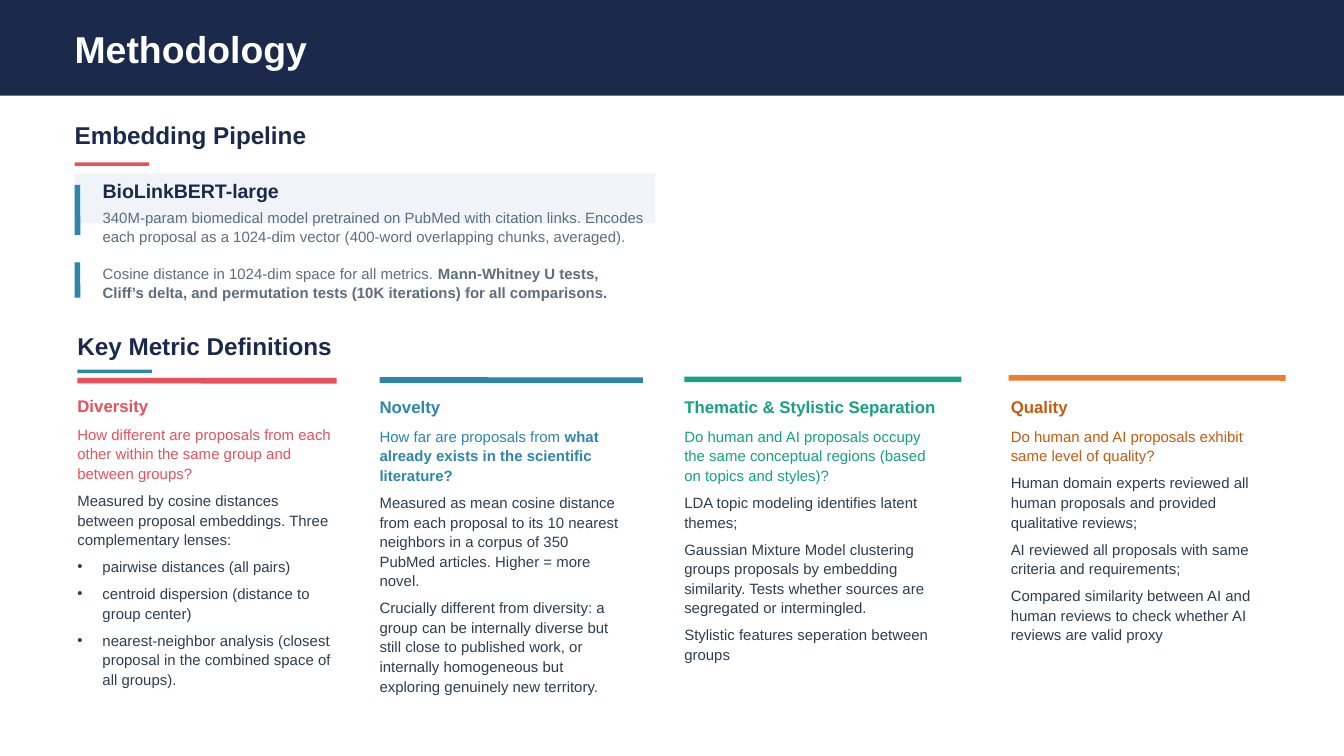
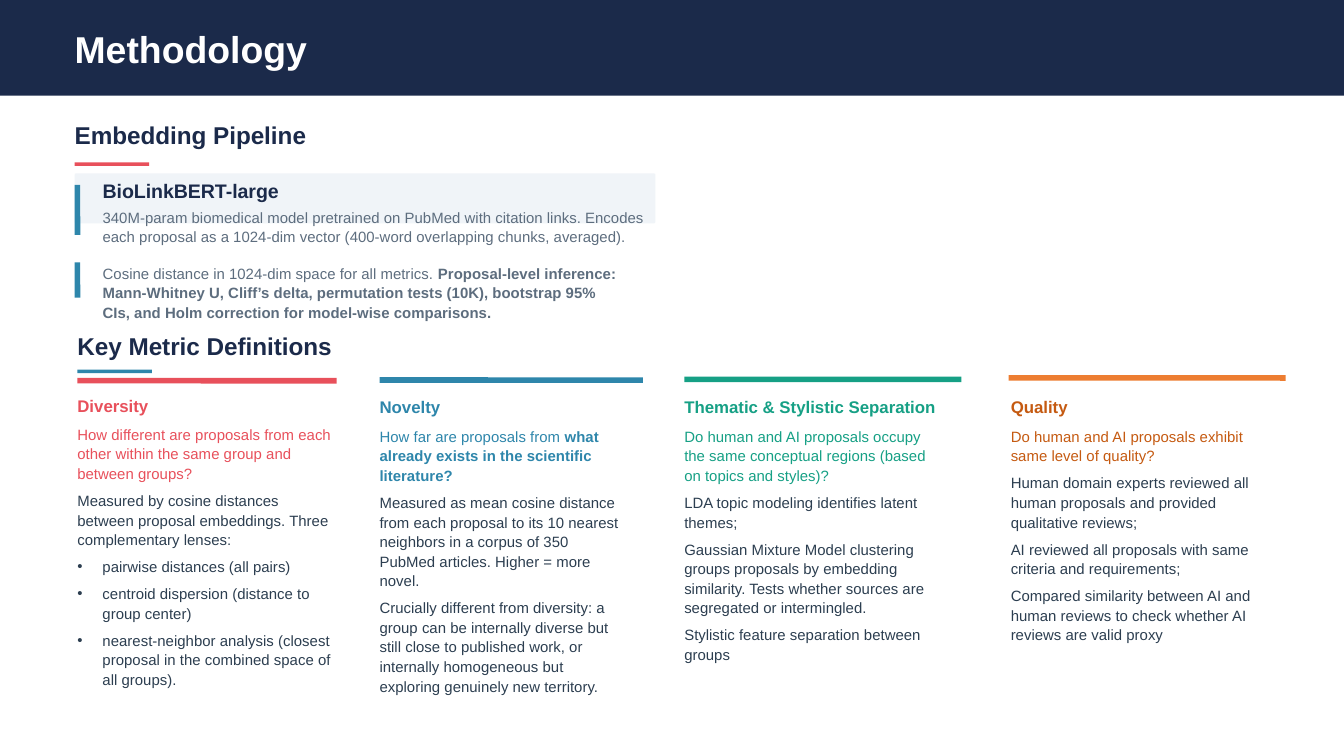
Before and after one commit to eveyhuang/human-AI-proposal, a slide deck: slide 3 of results/diversity_analysis_presentation_baseline_updated_20260218.pptx. Drawn at 1344x756 pixels with LibreOffice and Linux fonts; fonts in the diff are those of the drawing. Boxes give left, top, right and bottom in pixels: in the first picture for what was removed or moved away, otherwise in the second. Text is boxed around its words. In the diff, an @@ line names an element or a change of style, - is before the commit and + after.

```diff
--- a/results/diversity_analysis_presentation_baseline_updated_20260218.pptx
+++ b/results/diversity_analysis_presentation_baseline_updated_20260218.pptx
@@ text at (103, 268, 616, 321): text changed @@
-Cosine distance in 1024-dim space for all metrics. Mann-Whitney U tests, Cliff’s delta, and permutation tests (10K iterations) for all comparisons.
+Cosine distance in 1024-dim space for all metrics. Proposal-level inference: Mann-Whitney U, Cliff’s delta, permutation tests (10K), bootstrap 95% CIs, and Holm correction for model-wise comparisons.
@@ text at (684, 629, 921, 663): text changed @@
-Stylistic features seperation between groups
+Stylistic feature separation between groups
```
Also in this commit, not shown: 9 other slides changed, 1 other file.
